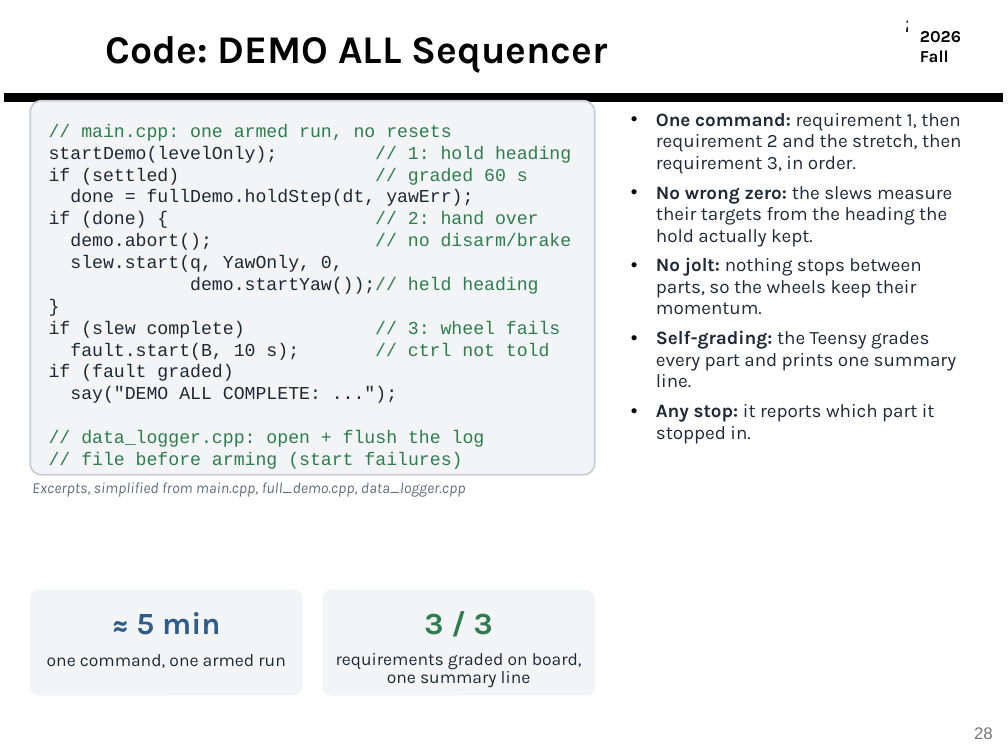
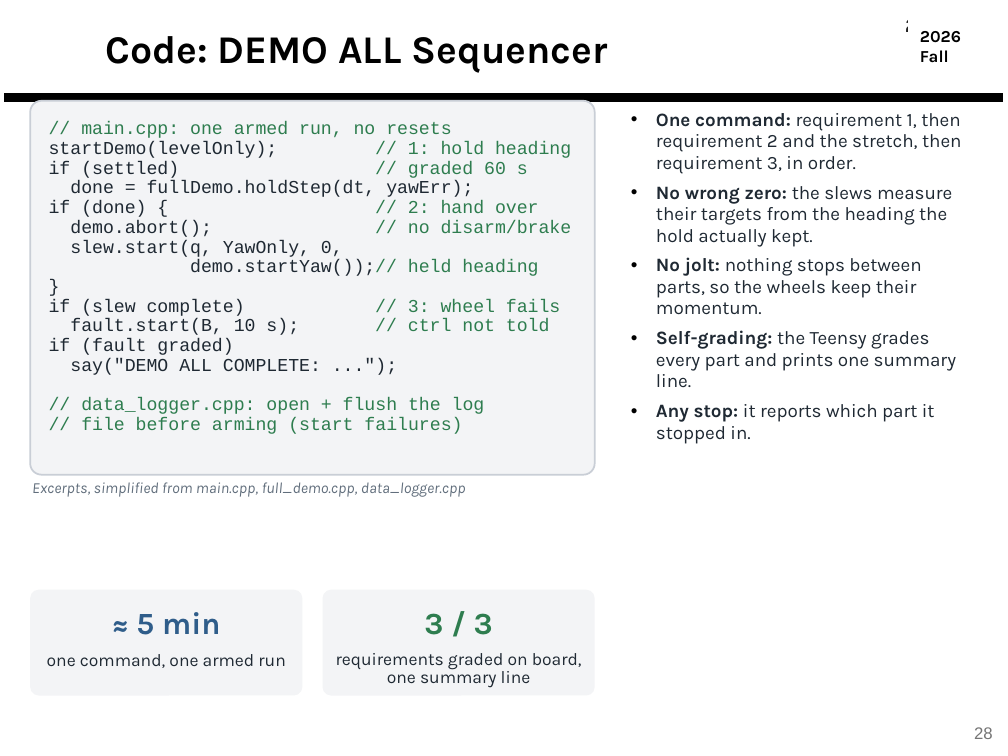
Before and after one commit to derek-weissinger-usafa/Astro-331-Lab-8, a slide deck: slide 28 of Reports/Astro 331 Lab 8_2_3 Body Final Pres.pptx. Drawn at 1008x756 pixels with LibreOffice and Linux fonts; fonts in the diff are those of the drawing; background and template pictures are left out. Boxes give left, top, right and bottom in pixels: in the first picture for what was removed or moved away, otherwise in the second. Text is boxed around its words. In the diff, an @@ line names an element or a change of style, - is before the commit and + after.

```diff
--- a/Reports/Astro 331 Lab 8_2_3 Body Final Pres.pptx
+++ b/Reports/Astro 331 Lab 8_2_3 Body Final Pres.pptx
@@ rounded rectangle "// main.cpp: one armed run, ..." at [30,101,595,475]: line spacing 1 to 0.9 @@
```
Also in this commit, not shown: 7 other slides changed.
